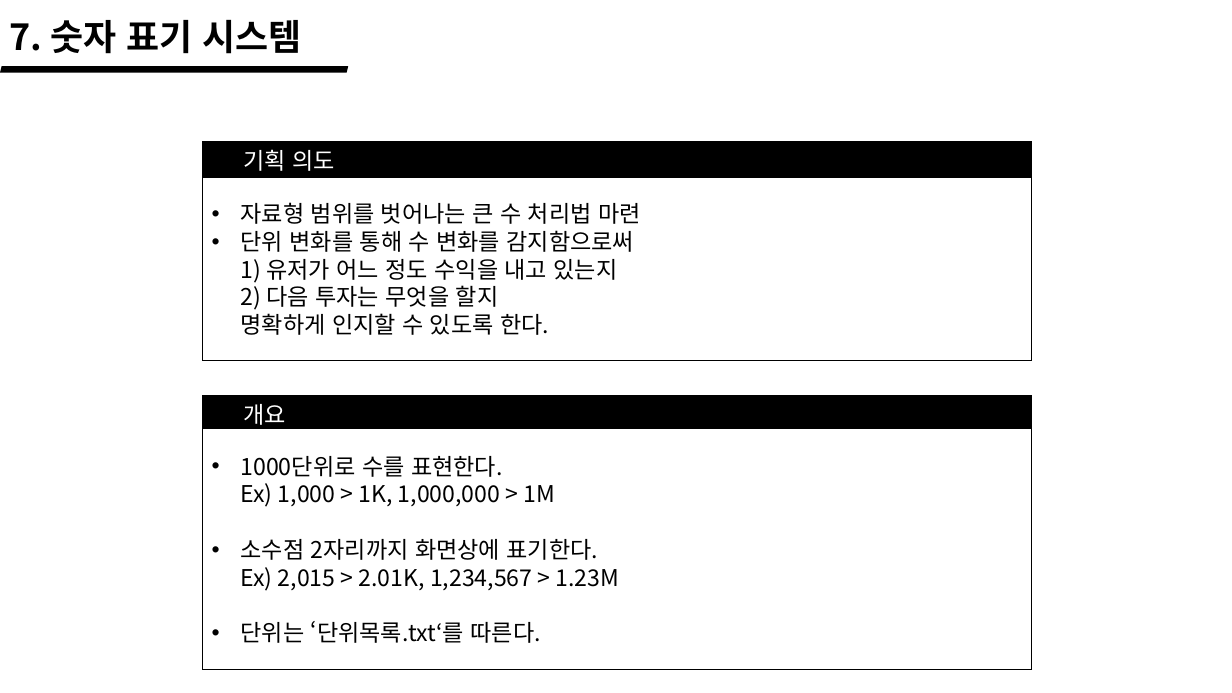
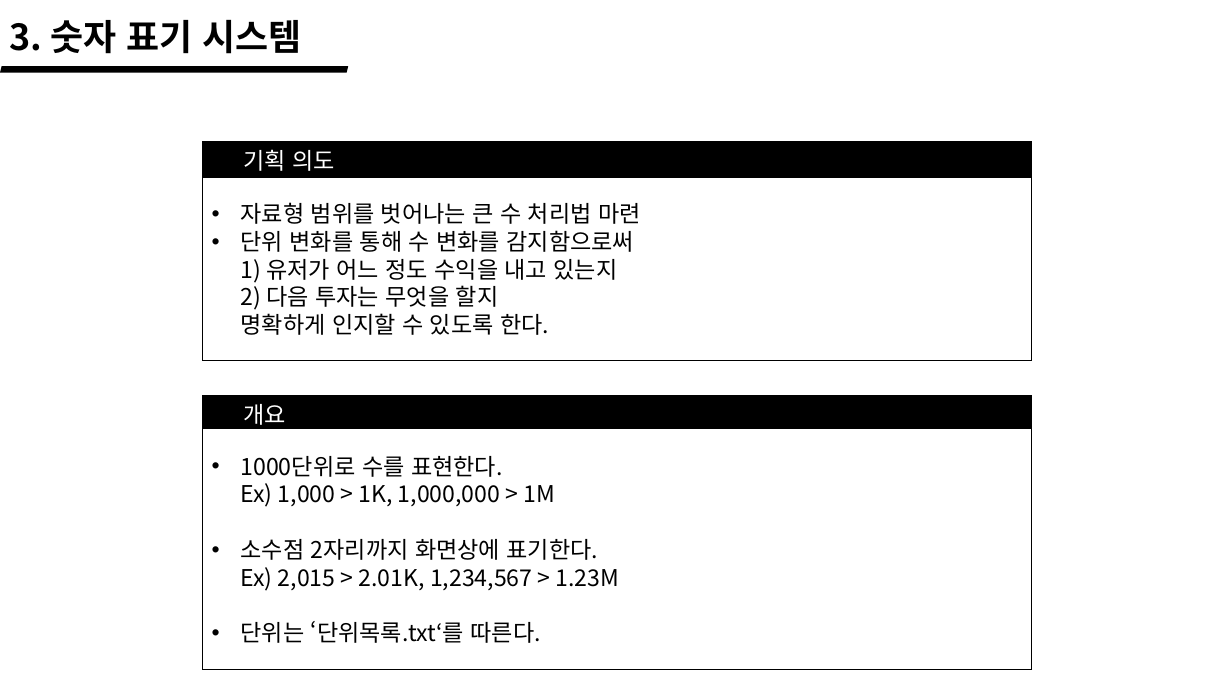
Before and after one commit to wlrud753/CarryCarrot, a slide deck: slide 12 of 기획서/당근키우기 시스템.pptx. Drawn at 1232x693 pixels with LibreOffice and Linux fonts; fonts in the diff are those of the drawing. Boxes give left, top, right and bottom in pixels: in the first picture for what was removed or moved away, otherwise in the second. Text is boxed around its words. In the diff, an @@ line names an element or a change of style, - is before the commit and + after.

Commit message:
indexing 수정

```diff
--- a/기획서/당근키우기 시스템.pptx
+++ b/기획서/당근키우기 시스템.pptx
@@ text at bbox=[9, 20, 301, 54]: text changed @@
-7. 숫자 표기 시스템
+3. 숫자 표기 시스템
```
